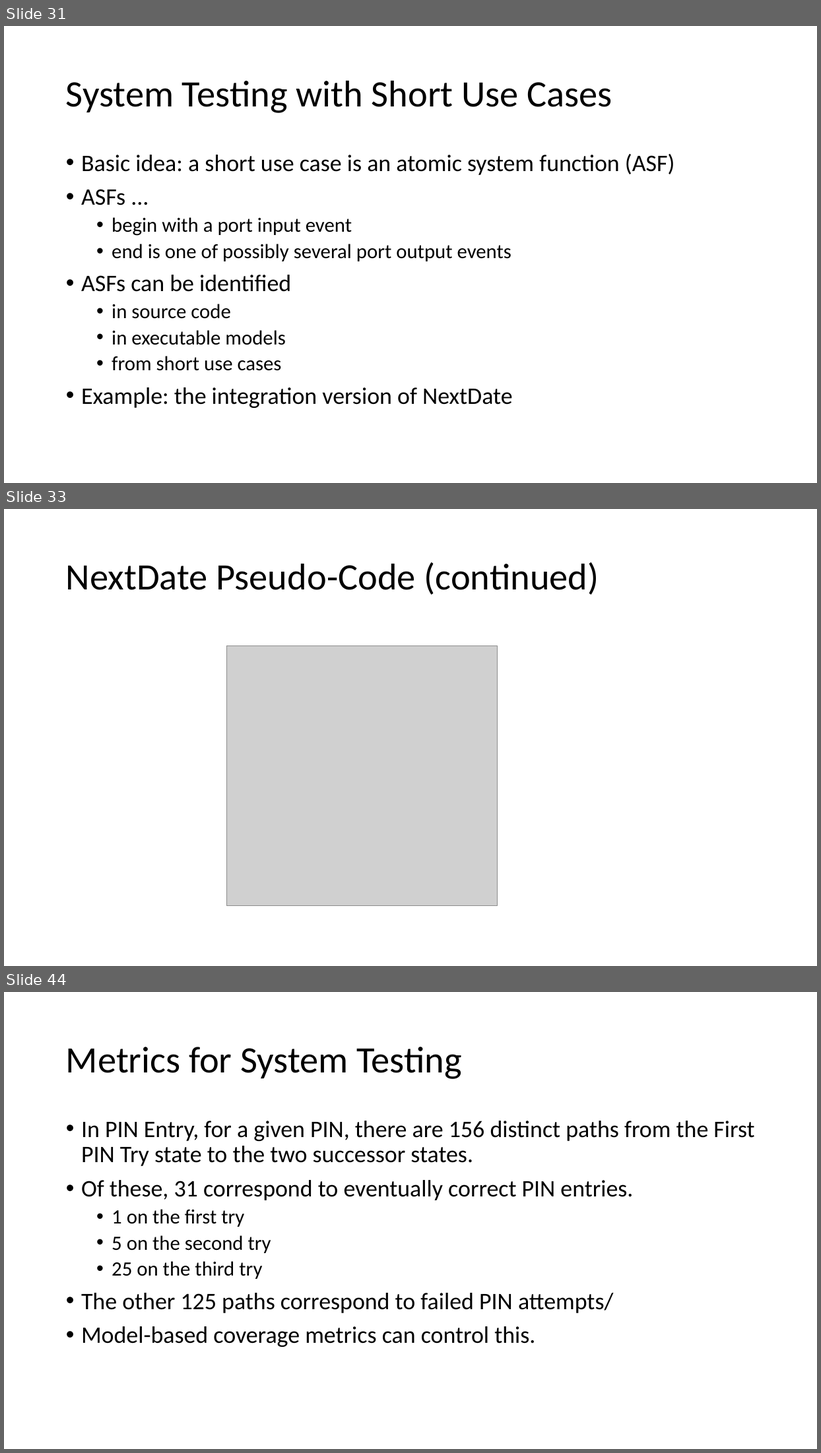
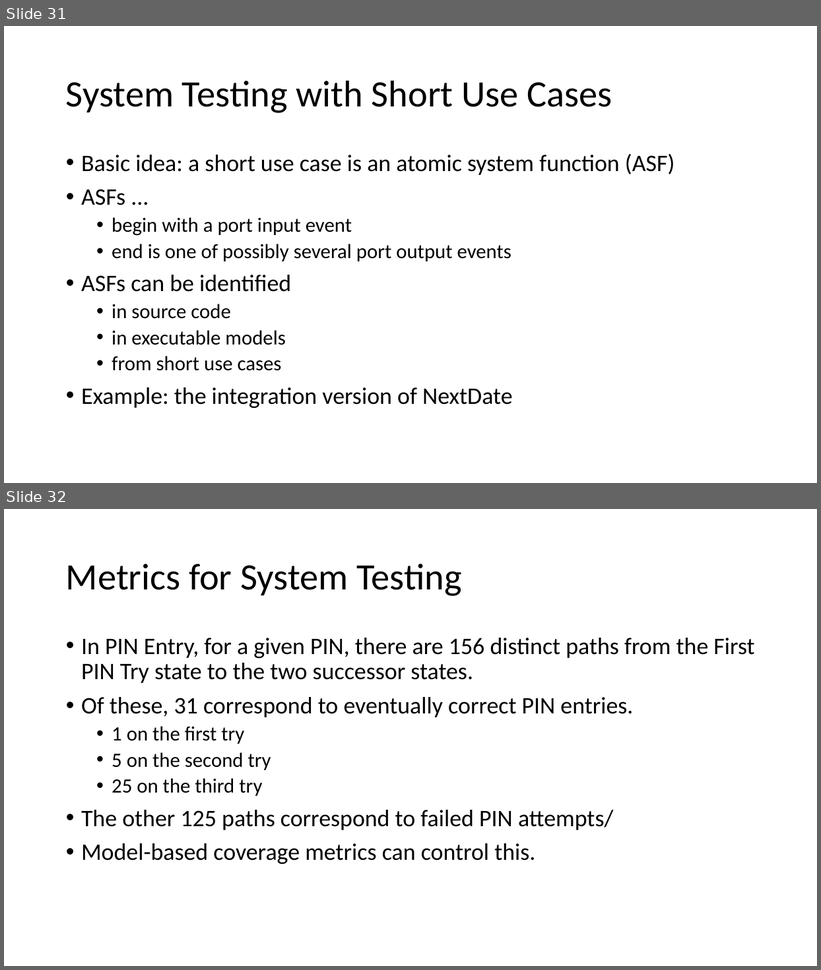
Before and after one commit to malenezi/malenezi, a slide deck: SE401/Lectures/8-Integration, System and Regression Testing/2-System Testing.pptx. Shown one above the other, each under a label of ours: slides 31, 33 and 44 before the commit, slides 31 and 32 after it; the slides between them are not shown. The pictures are 821x1453 and 821x970 pixels, drawn with LibreOffice and Linux fonts; fonts in the diff are those of the drawing; grey boxes stand for pictures. Boxes give left, top, right and bottom in pixels: in the first picture for what was removed or moved away, otherwise in the second. Text is boxed around its words. In the diff, an @@ line names an element or a change of style, - is before the commit and + after.

```diff
--- a/SE401/Lectures/8-Integration, System and Regression Testing/2-System Testing.pptx
+++ b/SE401/Lectures/8-Integration, System and Regression Testing/2-System Testing.pptx
@@ slide 33 removed at (4,509,817,966), background #FFFFFF @@
@@ title removed at (66,562,599,595) @@
-NextDate Pseudo-Code (continued)
@@ picture removed at (227,646,498,906) @@
@@ what was slide 44 is now slide 32 @@
```
Also in this commit, not shown: 11 other slides removed, 1 other file.
